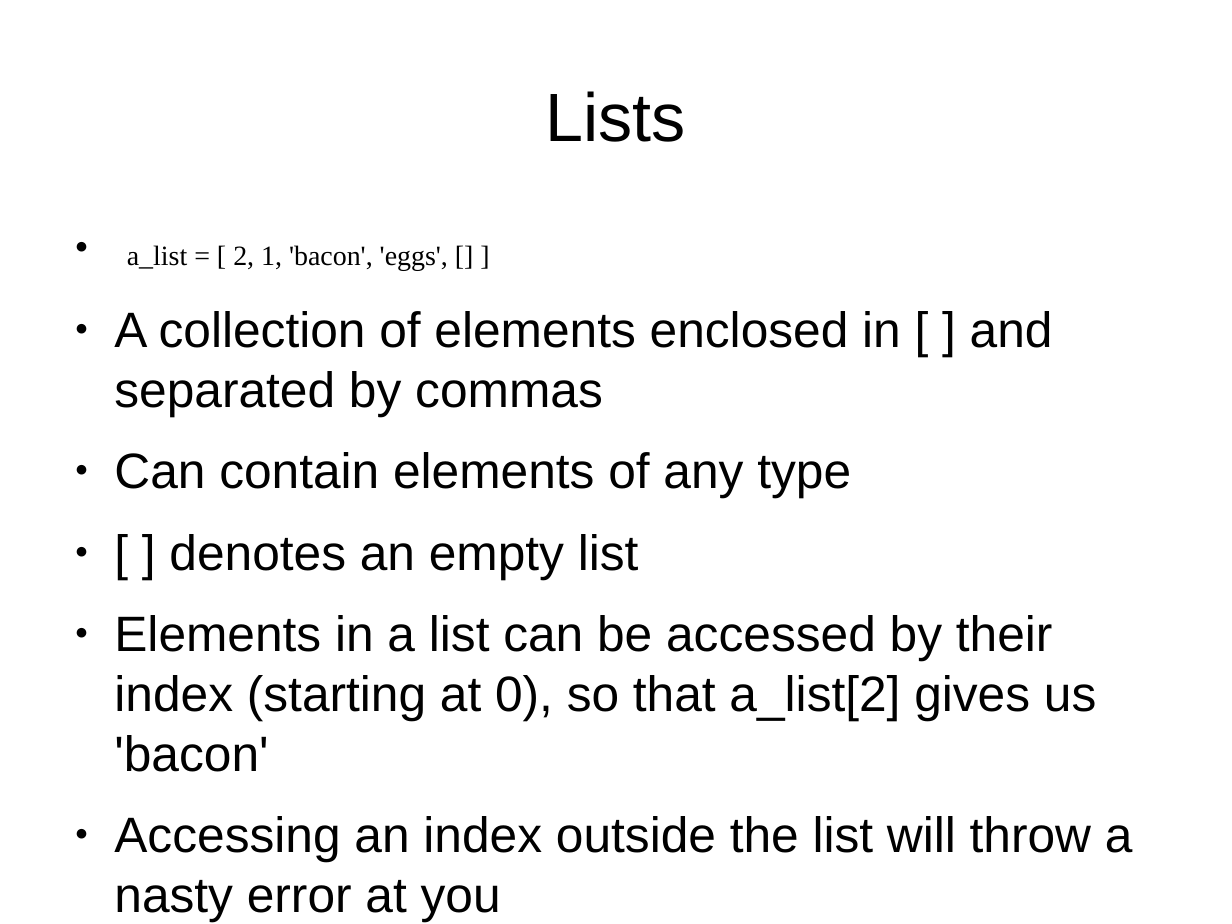
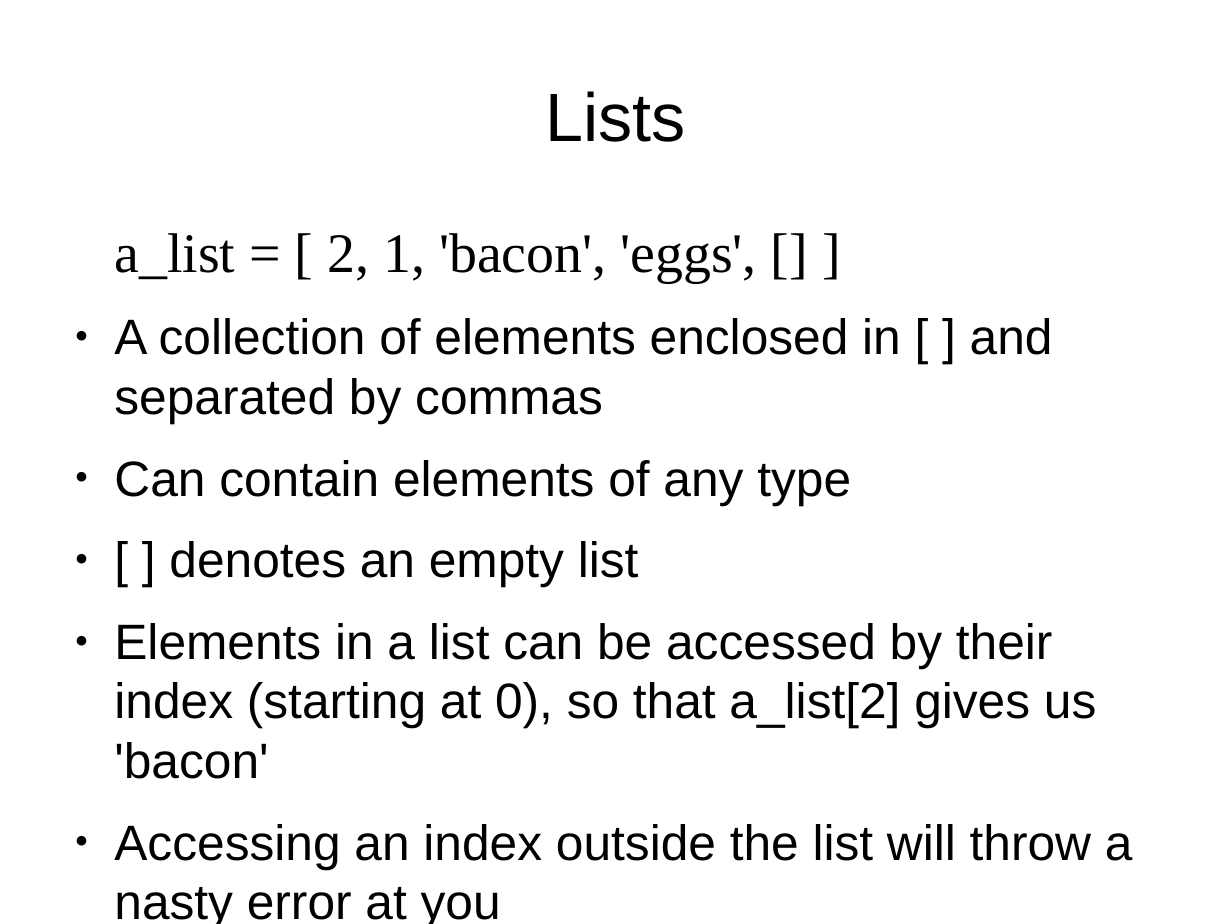
Before and after one commit to bradfordbarr/HacDC-Intro-to-Programming, a slide deck: slide 8 of class_2/class_2.odp (slide 7 before the commit). Drawn at 1232x924 pixels with LibreOffice and Linux fonts; fonts in the diff are those of the drawing. Boxes give left, top, right and bottom in pixels: in the first picture for what was removed or moved away, otherwise in the second. Text is boxed around its words. In the diff, an @@ line names an element or a change of style, - is before the commit and + after.

```diff
--- a/class_2/class_2.odp
+++ b/class_2/class_2.odp
@@ text at (114,233,756,282): size 18 to 36 pt in "a_list = [ 2, 1, 'bacon', 'eggs', ..."; bullet ● to none @@
```
Also in this commit, not shown: 2 other slides changed, 8 slides added, 2 slides removed, 1 other file.
